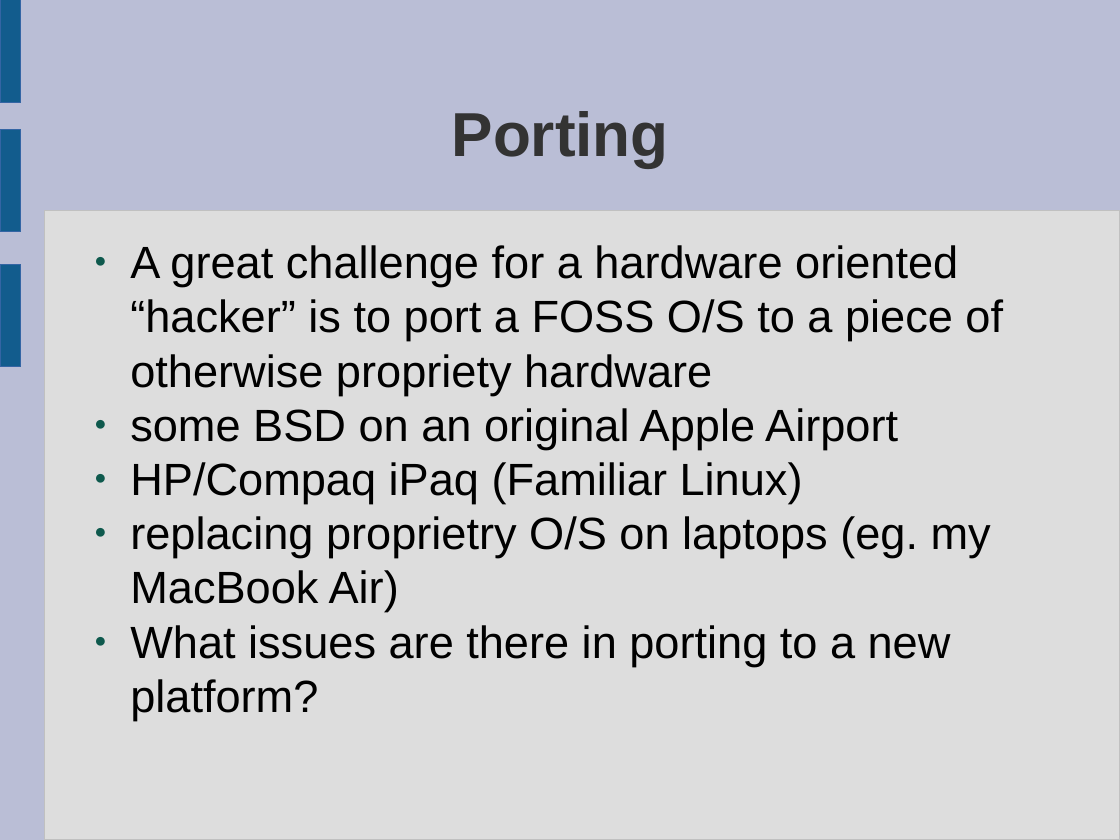
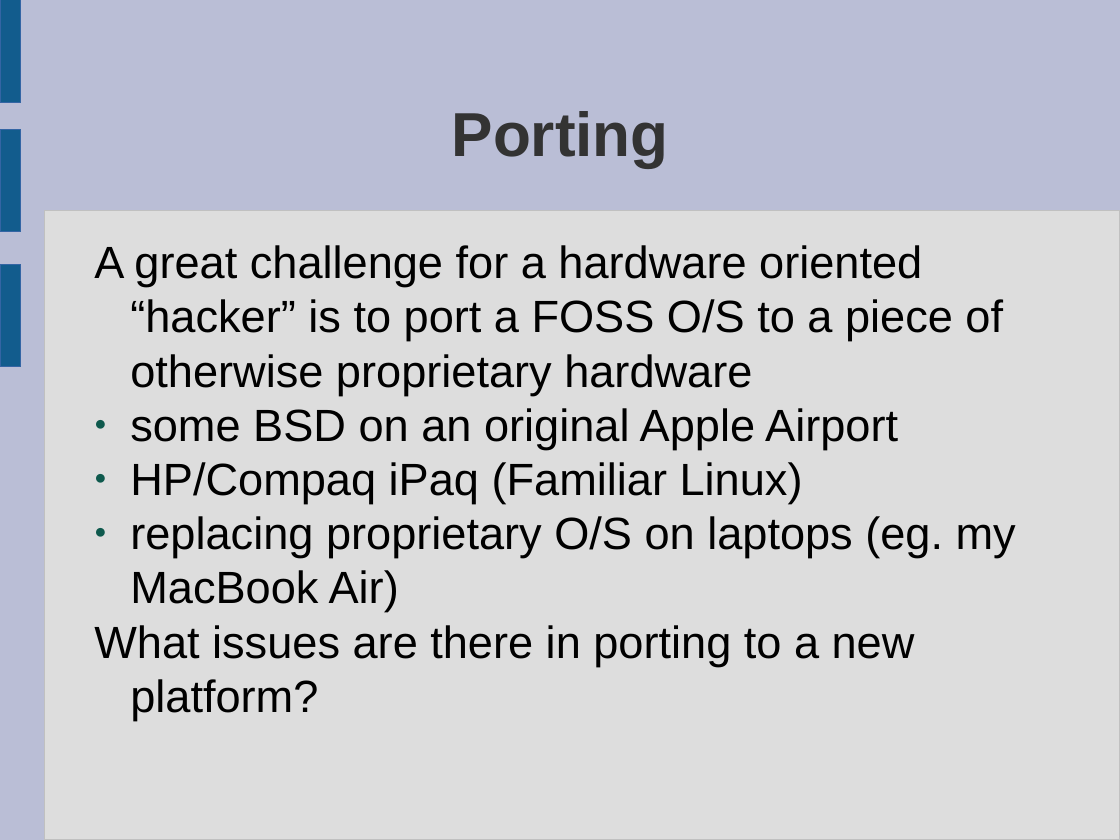
Before and after one commit to laurencesmart/comp8440, a slide deck: slide 11 of lectures/distros_devices.odp. Drawn at 1120x840 pixels with LibreOffice and Linux fonts; fonts in the diff are those of the drawing. Boxes give left, top, right and bottom in pixels: in the first picture for what was removed or moved away, otherwise in the second. Text is boxed around its words. In the diff, an @@ line names an element or a change of style, - is before the commit and + after.

```diff
--- a/lectures/distros_devices.odp
+++ b/lectures/distros_devices.odp
@@ text at [94,245,1003,395]: text changed @@
-● A great challenge for a hardware oriented “hacker” is to port a FOSS O/S to a piece of otherwise propriety hardware
+A great challenge for a hardware oriented “hacker” is to port a FOSS O/S to a piece of otherwise proprietary hardware
@@ text at [130,516,1016,612]: text changed @@
-● replacing proprietry O/S on laptops (eg. my MacBook Air)
+● replacing proprietary O/S on laptops (eg. my MacBook Air)
@@ text at [94,625,915,720]: bullet ● to none @@
```
Also in this commit, not shown: 9 other slides changed, 10 other files.
